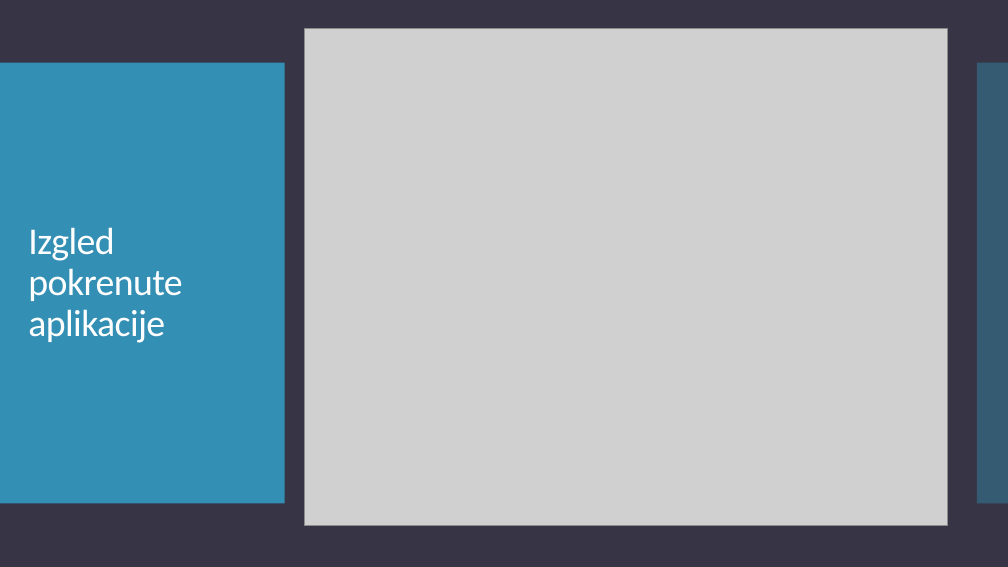
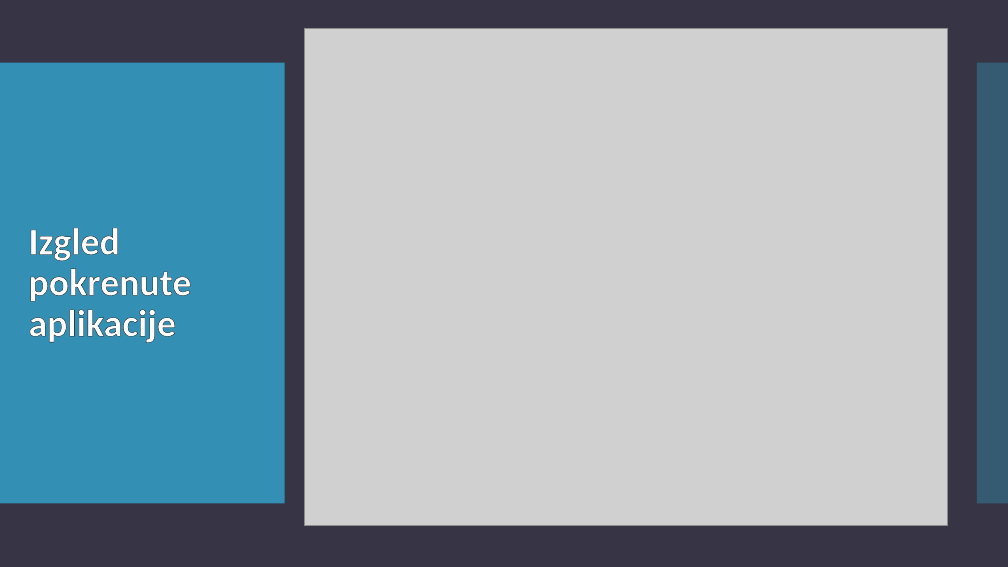
Before and after one commit to teodora18040cvetkovic/electron_react, a slide deck: slide 19 of Electron.pptx (slide 18 before the commit). Drawn at 1008x567 pixels with LibreOffice and Linux fonts; fonts in the diff are those of the drawing; grey boxes stand for pictures. Boxes give left, top, right and bottom in pixels: in the first picture for what was removed or moved away, otherwise in the second. Text is boxed around its words. In the diff, an @@ line names an element or a change of style, - is before the commit and + after.

```diff
--- a/Electron.pptx
+++ b/Electron.pptx
@@ title "Izgled pokrenute aplikacije" at (28, 228, 191, 343): letter spacing -0.6 to 0 pt, letter outline none to #000000 0.75 pt, bold on @@
```
Also in this commit, not shown: 6 other slides changed, 3 slides added, 1 slide removed.
